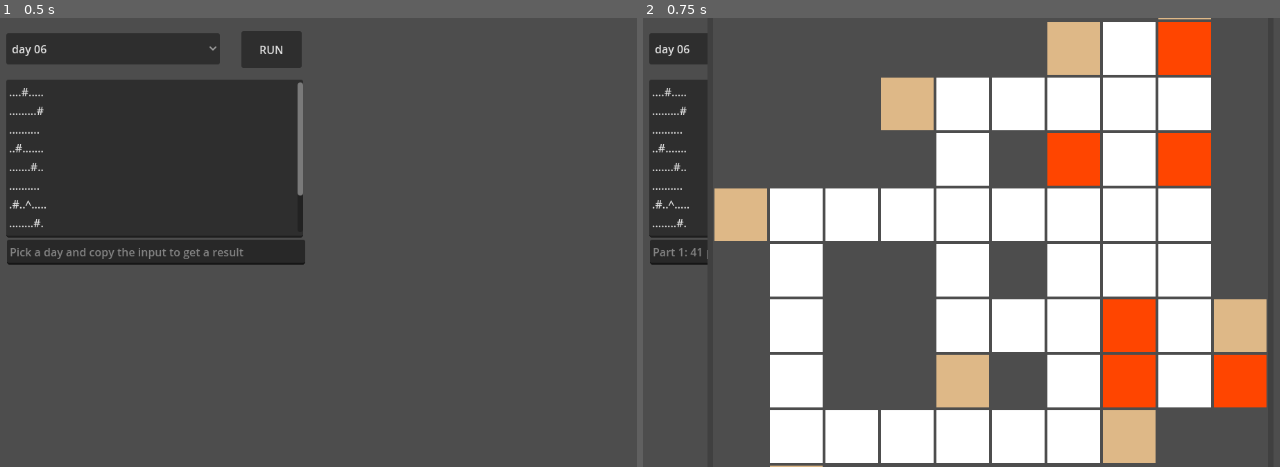
Above: before the commit, frames 1-2 (left to right).
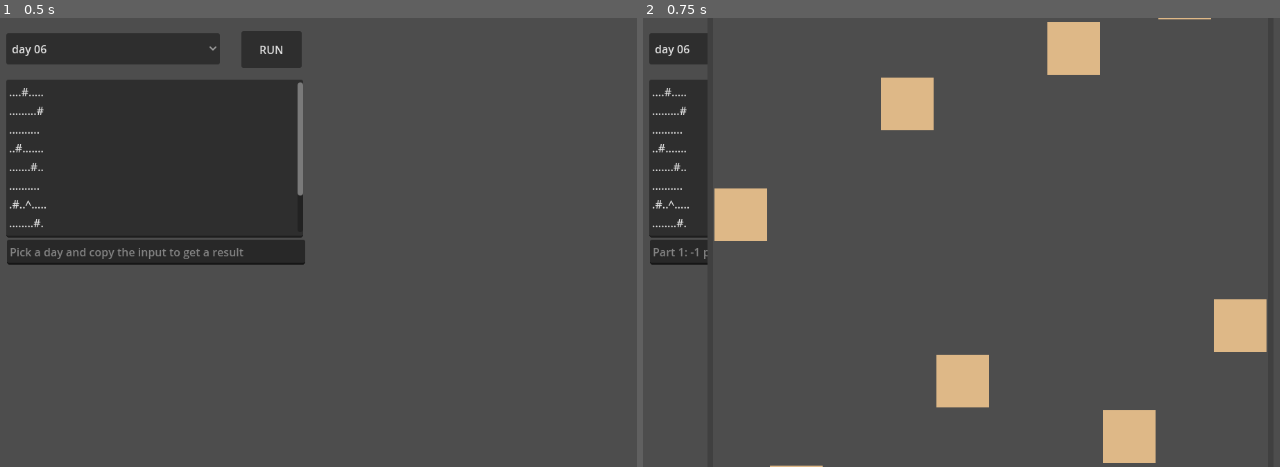
Above: after the commit, the same moments.

Repository: jacopofar/advent2024-godot
Game: Godot game, scene res://day_selector.tscn
Same seed, same stepped clock (60 frames per second), same inputs: the game is played once before the commit and once after it.
Inputs:
- Up to frame 1 (0.5 s): no input
- Up to frame 2 (0.75 s): click "RUN" at 0.5 s

Frame 1 is identical in both runs. In frame 2, 40% of the frame differs, in the area x 7-98%, y 0-100%.
Error after the commit: Trying to return a dictionary of type "Dictionary" where expected return type is "Dictionary[Vector4i, int]". (res://day_06.gd:33)

Commit message:
Use new gdscript Dictionary typing

Diff:
--- a/day_01.gd
+++ b/day_01.gd
@@ -20,8 +20,8 @@
 	for n in range(len(numbers_a)):
 		tot += abs(numbers_a[n] - numbers_b[n])
 	### part 2
-	var count_a:Dictionary = {}
-	var count_b:Dictionary = {}
+	var count_a:Dictionary[int, int] = {}
+	var count_b:Dictionary[int, int] = {}
 	for n in range(len(numbers_a)):
 		count_a[numbers_a[n]] = count_a.get_or_add(numbers_a[n], 0) + 1
 		count_b[numbers_b[n]] = count_b.get_or_add(numbers_b[n], 0) + 1
--- a/day_05.gd
+++ b/day_05.gd
@@ -10,7 +10,7 @@
 				return false
 	return true
 
-func swap_if_needed(original_pages: PackedByteArray, order_rules: Dictionary) -> PackedByteArray:
+func swap_if_needed(original_pages: PackedByteArray, order_rules: Dictionary[int, Array]) -> PackedByteArray:
 	var pages = original_pages.duplicate()
 	for page_i in range(len(pages)):
 		if not order_rules.has(pages[page_i]):
@@ -26,7 +26,7 @@
 func solve(input: String) -> void:
 	var sections = input.split("\n\n", false)
 	assert (len(sections) == 2, "Input structure incorrct, maybe something is missing?")
-	var order_rules: Dictionary = {}
+	var order_rules: Dictionary[int, Array] = {}
 	for rule_desc in sections[0].split("\n"):
 		var from: int = int(rule_desc.split("|")[0])
 		var to: int = int(rule_desc.split("|")[1])
--- a/day_06.gd
+++ b/day_06.gd
@@ -6,19 +6,19 @@
 func vec4_to_pos(a: Vector4i) -> Vector2i:
 	return Vector2i(a.x, a.y)
 
-func unique_positions(pos_and_dirs: Dictionary) -> Dictionary:
+func unique_positions(pos_and_dirs: Dictionary[Vector4i, int]) -> Dictionary:
 	var ret = Dictionary()
 	for pos_and_dir in pos_and_dirs.keys():
 		ret[vec4_to_pos(pos_and_dir)] = 1
 	return ret
 
-func is_loop(pos_and_dirs: Dictionary, limits: Rect2i) -> bool:
+func is_loop(pos_and_dirs: Dictionary[Vector4i, int], limits: Rect2i) -> bool:
 	for pos_and_dir in pos_and_dirs.keys():
 		if not limits.has_point(vec4_to_pos(pos_and_dir)):
 			return false
 	return true
 
-func simulate_guard(obstacles: Dictionary, guard_position: Vector2i, guard_direction: Vector2i, limits: Rect2i) -> Dictionary:
+func simulate_guard(obstacles: Dictionary[Vector2i, int], guard_position: Vector2i, guard_direction: Vector2i, limits: Rect2i) -> Dictionary[Vector4i, int]:
 	var visited_positions: Dictionary = {vec2_to4(guard_position, guard_direction): 1}
 	while limits.has_point(guard_position):
 		var next_position = guard_position + guard_direction
@@ -34,7 +34,7 @@
 
 func solve(input: String) -> void:
 	var rows = input.split("\n", false)
-	var obstacles: Dictionary = {}
+	var obstacles: Dictionary[Vector2i, int] = {}
 	var guard_position: Vector2i = Vector2i(-1, -1)
 	var guard_direction: Vector2i = Vector2i(0, 0)
 	var limits = Rect2i(0, 0, len(rows[0]), len(rows))
